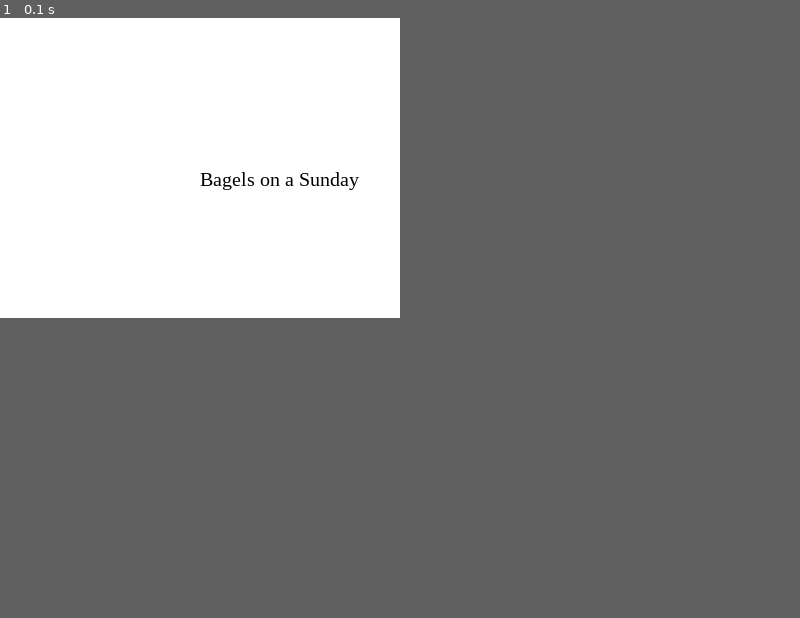
Above: before the commit, frame 1.
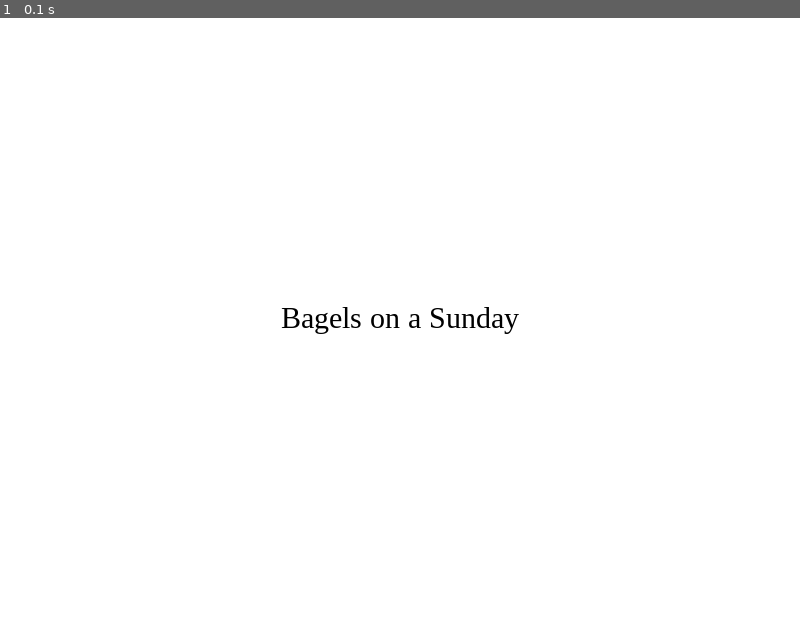
Above: after the commit, the same moment.

Repository: HotSoupGetsColder/final-project-matt-tantuico
Game: pygame game, started from src/game.py
Same seed, same stepped clock (60 frames per second), same inputs: the game is played once before the commit and once after it.
Inputs:
- Up to frame 1 (0.1 s): no input
In our replay, the window is 400x300 before the commit and 800x600 after it. These sizes can differ from the game's own. Grey fills any space a smaller window leaves; there, only what the larger window draws over its background counts as a difference.

The runs differ from the first frame. In frame 1, 0.5% of the frame differs, in the area x 25-65%, y 25-53%.

Commit message:
added way to display custom centered text

Diff:
--- a/src/game.py
+++ b/src/game.py
@@ -4,19 +4,31 @@
 # Initialize pygame so it runs in the background and manages things
 pygame.init()
 
-# Create a font object
-font = pygame.font.SysFont("Cambria", 20)
-# Create text using the font
-text = font.render("Bagels on a Sunday", True, (0,0,0))
+
+# Screen size parameters
+display_width, display_height = 800, 600
+
+
+# Returns text as a surface and a rectangle
+def text_objects(text, color, font_type, size):
+    font = pygame.font.SysFont(font_type, size)
+    textSurface = font.render(text, True, color)
+    return textSurface, textSurface.get_rect()
+
+# Displays text at center of screen
+def message_to_screen(msg,color, font_type="Cambria", size=20):
+    textSurf, textRect = text_objects(msg, color, font_type, size)
+    textRect.center = (display_width / 2), (display_height / 2)
+    screen.blit(textSurf, textRect)
 
 
 # Create a display. Size must be a tuple, which is why it's in parentheses
-screen = pygame.display.set_mode( (400, 300) )
+screen = pygame.display.set_mode( (display_width, display_height) )
 
 # fill the screen with white
 screen.fill( (255,255,255) )
 # draw text to screen
-screen.blit(text, (200, 150) )
+message_to_screen("Bagels on a Sunday", (0,0,0), "Times New Roman", 30)
 # update the display
 pygame.display.flip()
 
